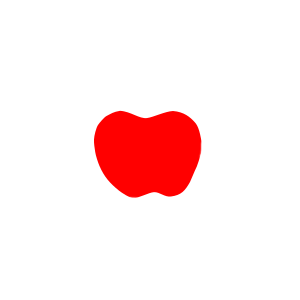
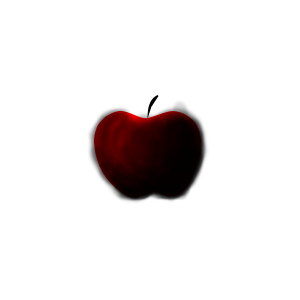
Before/after of a 300 × 300 layered artwork. What changed in the layer stack:
added layer "stem" above "shade 6" over [147, 95, 159, 119]
added layer "shade 6" above "shade 5" over [111, 105, 206, 196]
added layer "shade 5" above "shade 4" over [98, 120, 206, 203]
added layer "shade 4" above "shade 3" over [87, 106, 206, 196]
added layer "shade 3" above "shade 2" over [120, 110, 181, 191]
added layer "shade 2" above "shade 1" over [97, 99, 209, 200]
renamed "apple shade" to "shade 1", painted on it over [91, 108, 209, 203]
